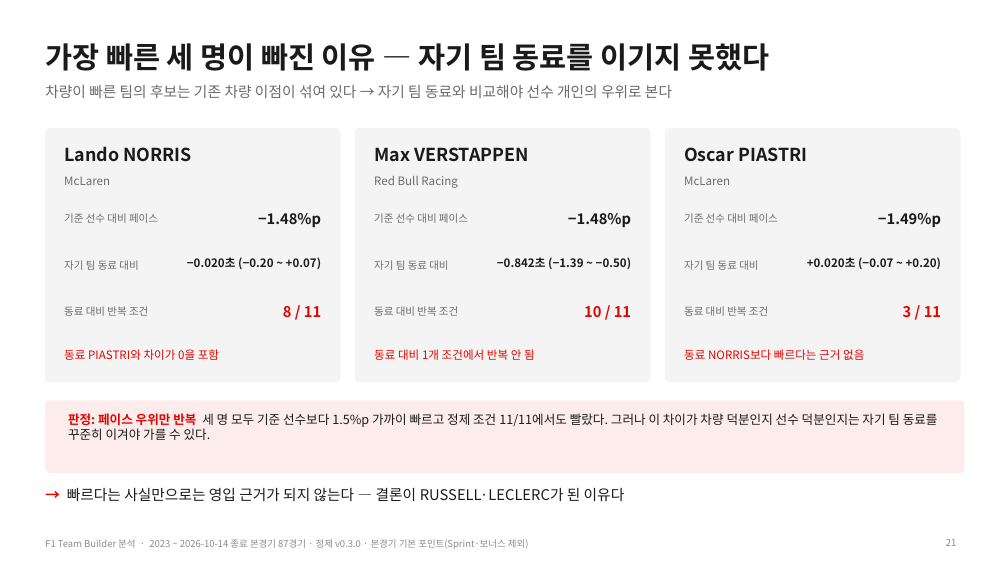
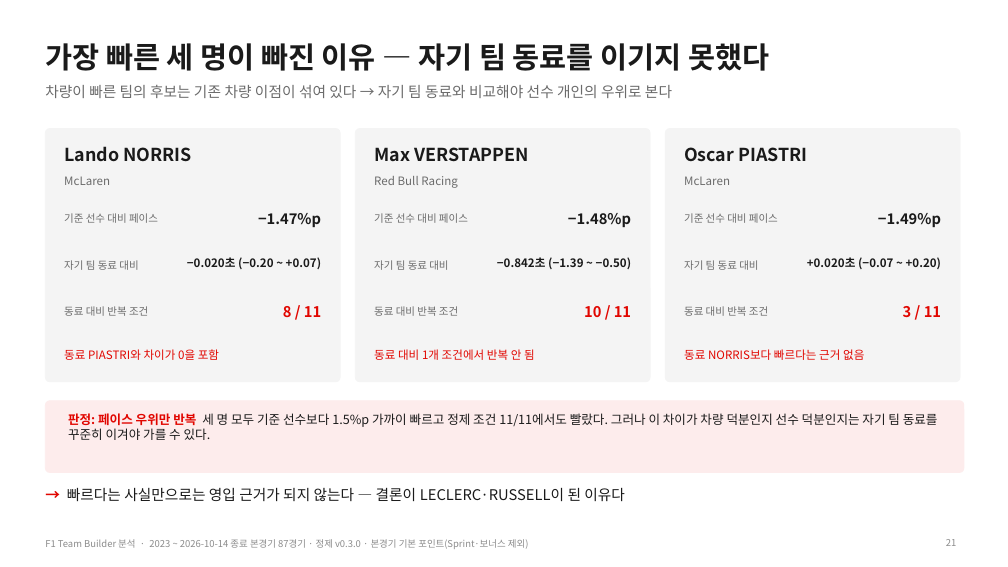
Before and after one commit to encore-ai-campus/mlo-02-p2-team1, a slide deck: slide 21 of docs/F1_TeamBuilder_발표자료.pptx. Drawn at 1008x567 pixels with LibreOffice and Linux fonts; fonts in the diff are those of the drawing. Boxes give left, top, right and bottom in pixels: in the first picture for what was removed or moved away, otherwise in the second. Text is boxed around its words. In the diff, an @@ line names an element or a change of style, - is before the commit and + after.

```diff
--- a/docs/F1_TeamBuilder_발표자료.pptx
+++ b/docs/F1_TeamBuilder_발표자료.pptx
@@ text at <box>258,213,321,227</box>: text changed @@
-−1.48%p
+−1.47%p
@@ text at <box>67,488,625,501</box>: text changed @@
-→ 빠르다는 사실만으로는 영입 근거가 되지 않는다 — 결론이 RUSSELL·LECLERC가 된 이유다
+→ 빠르다는 사실만으로는 영입 근거가 되지 않는다 — 결론이 LECLERC·RUSSELL이 된 이유다
```
Also in this commit, not shown: 11 other slides changed, 1 other file.
